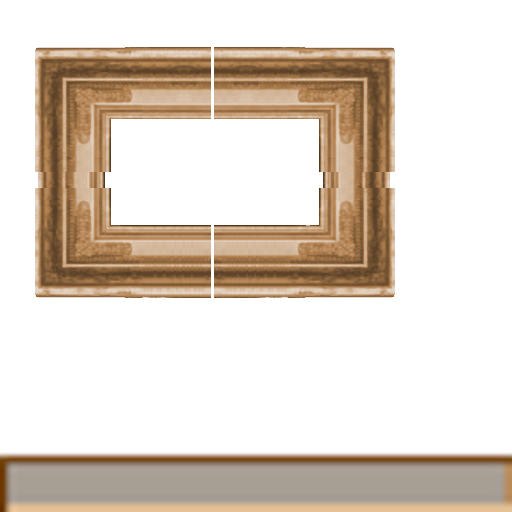
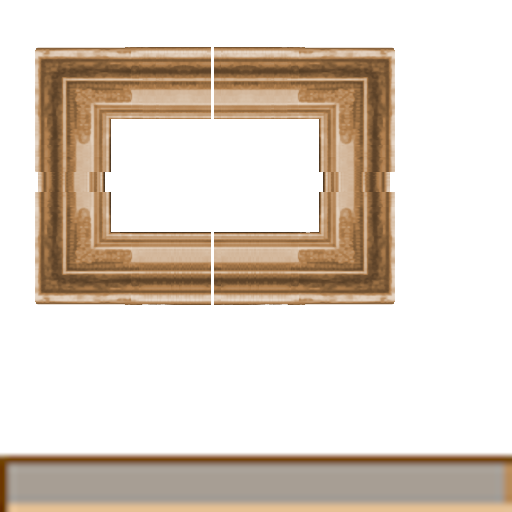
Layers edited between the first and the second 512px x 512px image:
painted on "Pasted Layer #6" over [35, 157, 395, 305]
